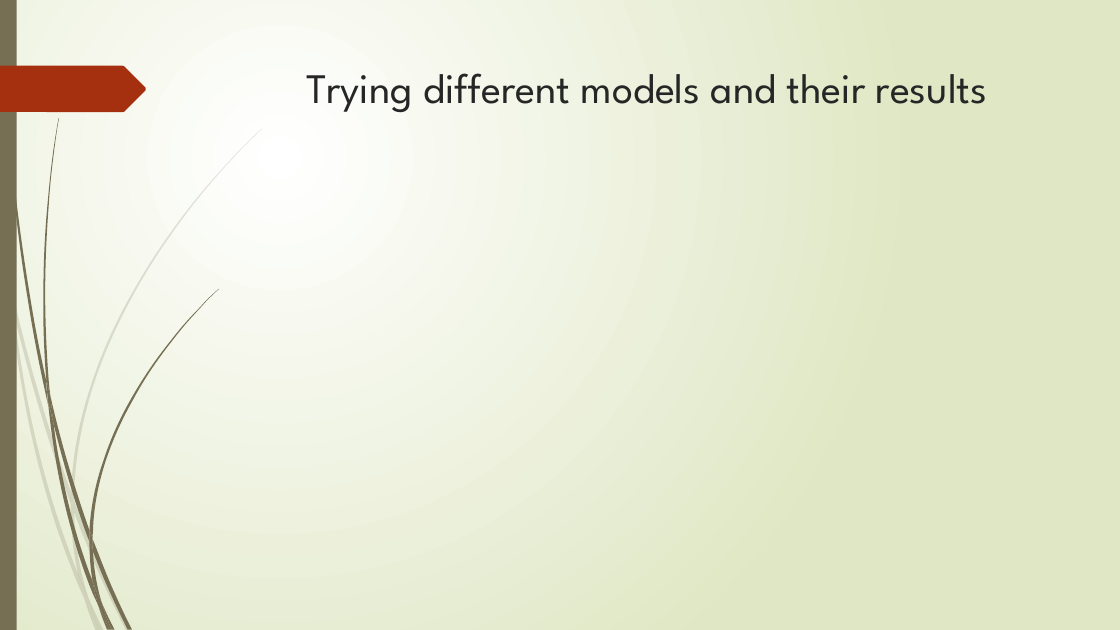
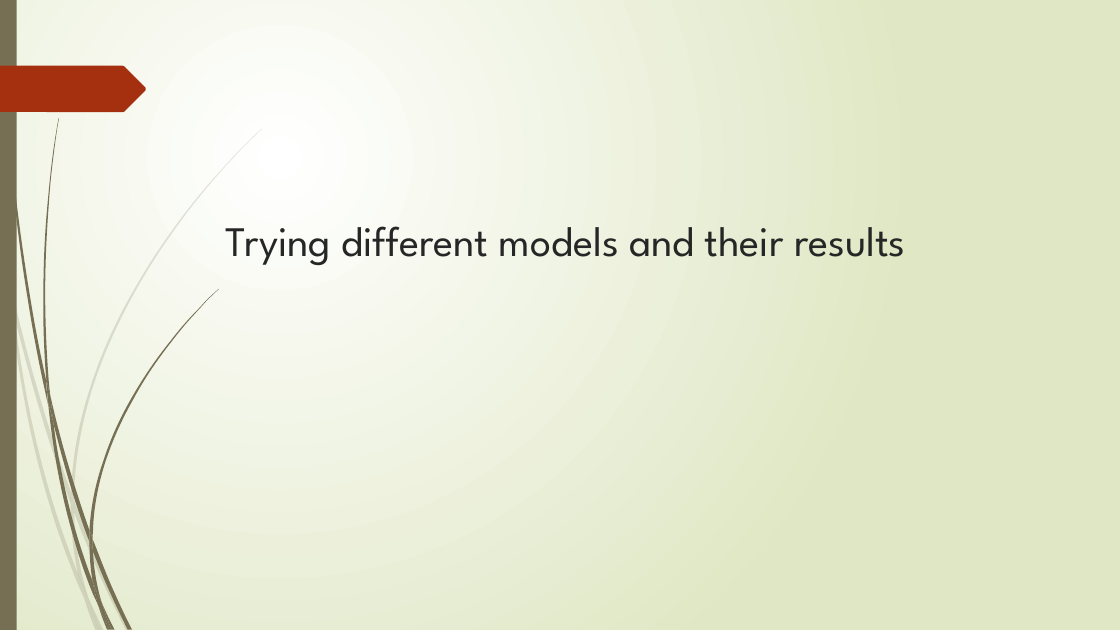
Before and after one commit to ShashankSaumya123/WBC-Classification, a slide deck: slide 7 of Presentation/Project Final.pptx (slide 8 before the commit). Drawn at 1120x630 pixels with LibreOffice and Linux fonts; fonts in the diff are those of the drawing. Boxes give left, top, right and bottom in pixels: in the first picture for what was removed or moved away, otherwise in the second. Text is boxed around its words. In the diff, an @@ line names an element or a change of style, - is before the commit and + after.

```diff
--- a/Presentation/Project Final.pptx
+++ b/Presentation/Project Final.pptx
@@ title "Trying different models and their ..." moved from (x1=307, y1=73, x2=987, y2=113) to (x1=225, y1=226, x2=905, y2=266) @@
```
Also in this commit, not shown: 3 other slides changed, 6 slides added, 1 slide removed.
